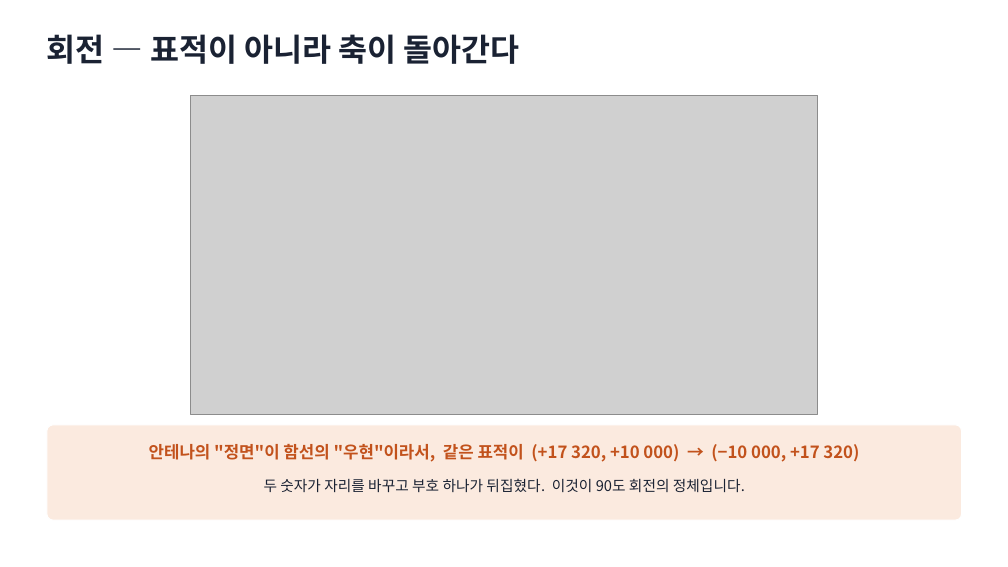
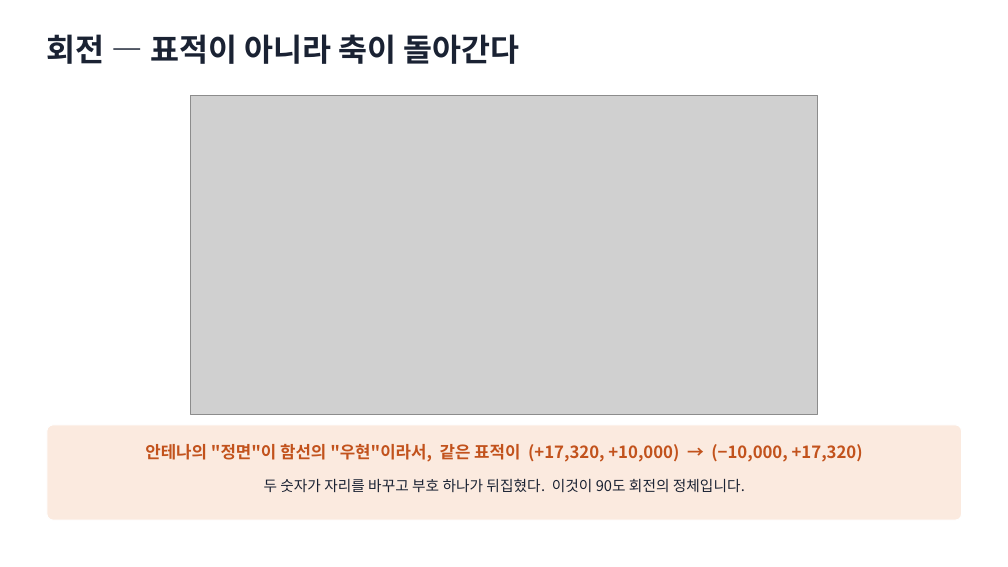
Before and after one commit to harley-hwan/IpcProc, a slide deck: slide 7 of Part2_CoordFrames/ref/산출물/Chapter2_coordinate_systems.pptx. Drawn at 1008x567 pixels with LibreOffice and Linux fonts; fonts in the diff are those of the drawing; grey boxes stand for pictures. Boxes give left, top, right and bottom in pixels: in the first picture for what was removed or moved away, otherwise in the second. Text is boxed around its words. In the diff, an @@ line names an element or a change of style, - is before the commit and + after.

```diff
--- a/Part2_CoordFrames/ref/산출물/Chapter2_coordinate_systems.pptx
+++ b/Part2_CoordFrames/ref/산출물/Chapter2_coordinate_systems.pptx
@@ text at [145,444,863,462]: text changed @@
-안테나의 "정면"이 함선의 "우현"이라서, 같은 표적이 (+17 320, +10 000) → (−10 000, +17 320)
+안테나의 "정면"이 함선의 "우현"이라서, 같은 표적이 (+17,320, +10,000) → (−10,000, +17,320)
```
Also in this commit, not shown: 7 other slides changed, 13 other files.
